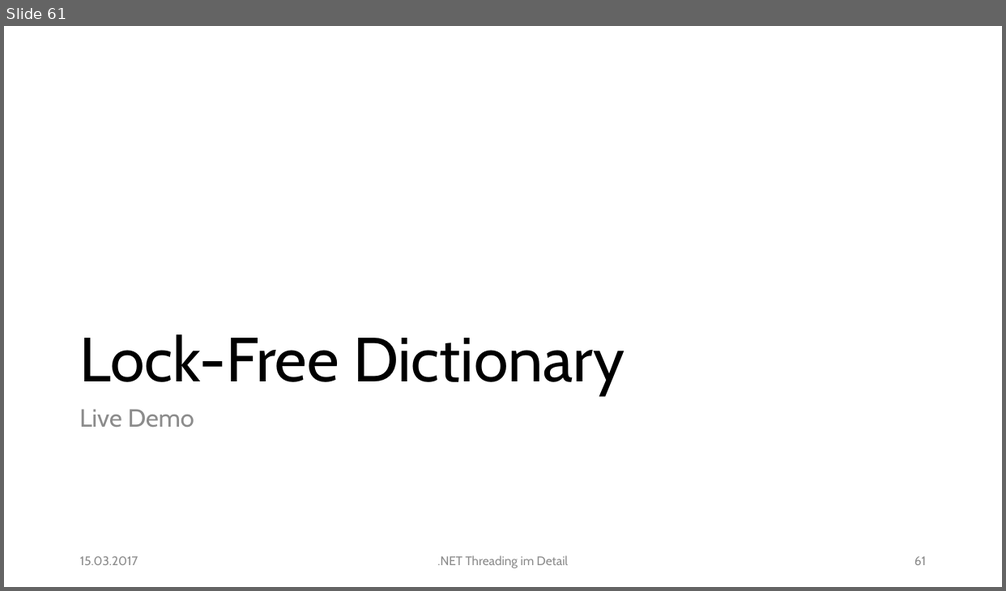
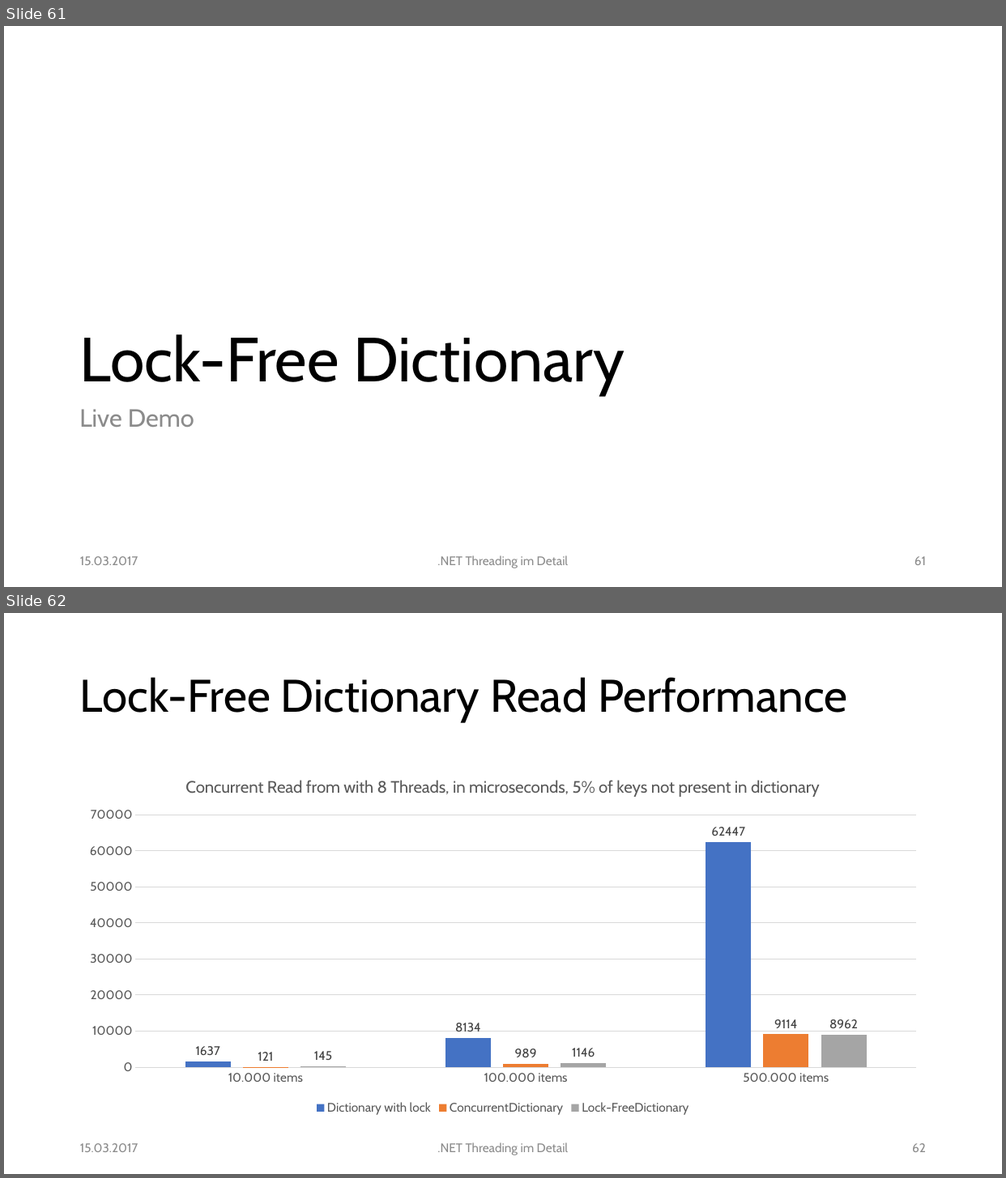
Before and after one commit to feO2x/NetThreadingInDetail, a slide deck: NET Threading im Detail.pptx. Shown one above the other, each under a label of ours: slide 61 before the commit, slides 61 and 62 after it. The pictures are 1006x591 and 1006x1178 pixels, drawn with LibreOffice and Linux fonts; fonts in the diff are those of the drawing. Boxes give left, top, right and bottom in pixels: in the first picture for what was removed or moved away, otherwise in the second. Text is boxed around its words. In the diff, an @@ line names an element or a change of style, - is before the commit and + after.

Commit message:
added performance charts to presentation

```diff
--- a/NET Threading im Detail.pptx
+++ b/NET Threading im Detail.pptx
@@ slide 62 added at [4, 613, 1002, 1174], background #FFFFFF @@
@@ title added at [80, 677, 847, 722], 44 pt, text #000000 @@
+Lock-Free Dictionary Read Performance
@@ column chart added at [73, 763, 934, 1119] @@
+title "Concurrent Read from with 8 Threads, in microseconds, 5% of keys not present in dictionary "
+categories: 10.000 items, 100.000 items, 500.000 items
+Dictionary with lock: 1637, 8134, 62447
+ConcurrentDictionary: 121, 989, 9114
+Lock-FreeDictionary: 145, 1146, 8962
@@ text added at [80, 1144, 138, 1152], 12 pt, text #8C8C8C @@
+15.03.2017
@@ text added at [437, 1143, 568, 1156], 12 pt, text #8C8C8C @@
+.NET Threading im Detail
@@ page number added at [912, 1144, 926, 1152], 12 pt, text #8C8C8C @@
+62
```
Also in this commit, not shown: 1 other slide added.
